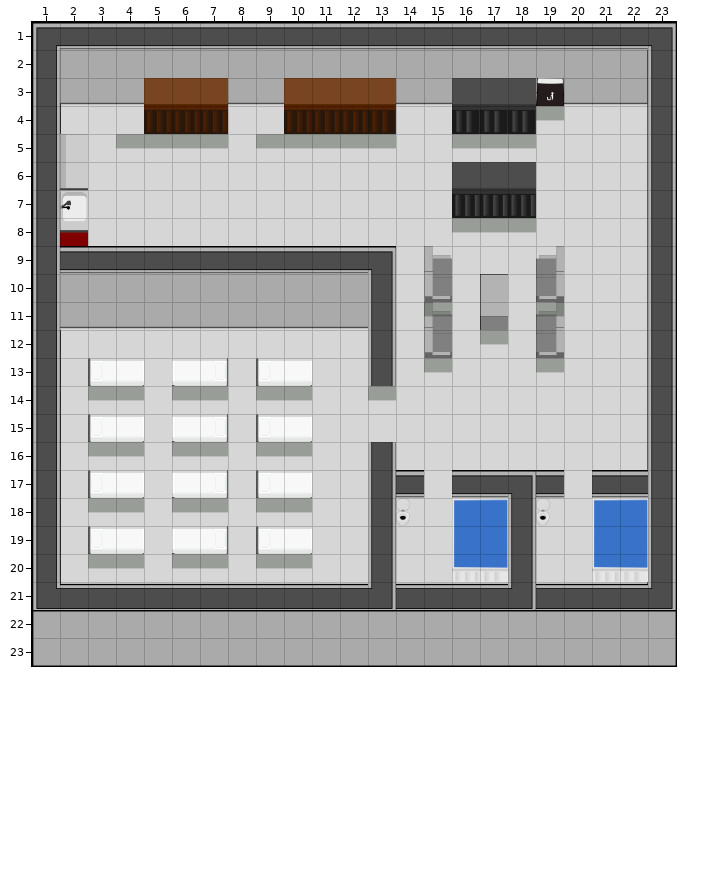
One commit to this Tiled map: android/assets/map3.tmx. The first picture shows the starting point.
Cells are 50x50 px. Shown: x 1..23, y 1..23.
And afterwards:
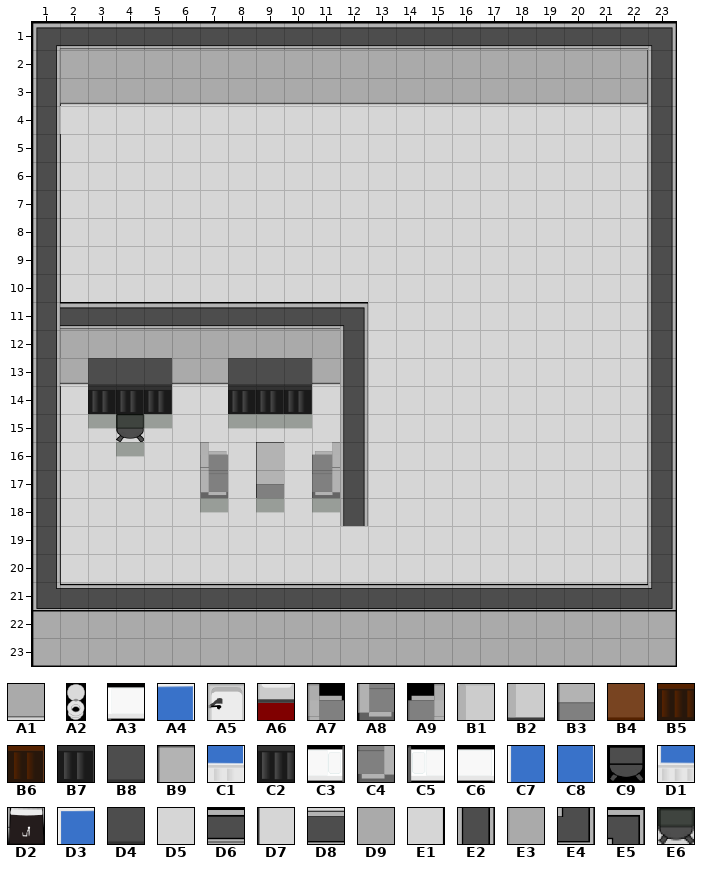
Key: from "blocked": A1 12; from "closet": A2 0; from "item_on_map": A3 1, A4 2, A5 3, A6 4, A7 5, A8 6, A9 7, B1 8, B2 9, B3 10, B4 11, B5 12, B6 13, B7 14, B8 15, B9 16, C1 17, C2 18, C3 19, C4 22, C5 23, C6 24, C7 25, C8 26, C9 27, D1 28, D2 29, D3 30, D4 31; from "map_second_pack": D5 0, D6 1, D7 3, D8 6, D9 10, E1 13, E2 14, E3 16, E4 25, E5 27; from "shadow": E6 0.
__ is an empty cell, ## one hidden under a higher layer.
See-through tiles are keyed as they look on the map.
Changes in this commit:
Layer "map":
y 3: x 5..7 ## ## ## -> A1 A1 A1; x 10..13 ## ## ## ## -> A1 A1 A1 A1; x 16..18 ## ## ## -> A1 A1 A1
y 4: x 2 D7 -> D5
y 5..8: x 2 ## -> D7
y 9: x 2..13 D6 D6 D6 D6 D6 D6 D6 D6 D6 D6 D6 E5 -> D7 D5 D5 D5 D5 D5 D5 D5 D5 D5 D5 D5
y 10: x 2..13 D9 D9 D9 D9 D9 D9 D9 D9 D9 D9 D9 E2 -> D7 D5 D5 D5 D5 D5 D5 D5 D5 D5 D5 D5
y 11: x 2..13 A1 A1 A1 A1 A1 A1 A1 A1 A1 A1 A1 E2 -> D6 D6 D6 D6 D6 D6 D6 D6 D6 D6 E5 D5
y 12: x 2..13 D7 D5 D5 D5 __ __ D5 D5 D5 D5 D5 E2 -> E3 D9 D9 D9 D9 D9 D9 D9 D9 D9 E2 D5
y 13: x 2..13 D7 D5 D5 D5 D5 D5 D5 D5 D5 D5 D5 E2 -> A1 ## ## ## A1 A1 ## ## ## A1 E2 D5
y 14..15: x 12 D5 -> E2
y 16: x 12..13 D5 E2 -> E2 D5
y 17: x 12..14 D5 E2 D6 -> E2 D5 D5; x 16..19 D6 D6 E5 D6 -> D5 D5 D5 D5; x 21..22 D6 D6 -> D5 E1
y 18: x 12..13 D5 E2 -> E2 D5; x 18 E2 -> D5; x 22 ## -> E1
y 19..20: x 13 E2 -> D5; x 18 E2 -> D5; x 22 ## -> E1
y 21: x 13 E4 -> D8; x 18 E4 -> D8
Layer "item":
y 3: x 5..7 B4 B4 B4 -> __ __ __; x 10..13 B4 B4 B4 B4 -> __ __ __ __; x 16..19 B8 B8 B8 D2 -> __ __ __ __
y 4: x 5..7 B5 B5 B5 -> __ __ __; x 10..13 B5 B5 B5 B6 -> __ __ __ __; x 16..18 B7 B7 B7 -> __ __ __
y 5: x 2 B1 -> __
y 6: x 2 B2 -> __; x 16..18 D4 D4 D4 -> __ __ __
y 7: x 2 A5 -> __; x 16..18 C2 C2 C2 -> __ __ __
y 8: x 2 A6 -> __
y 9: x 15 A7 -> __; x 19 A9 -> __
y 10: x 15 A8 -> __; x 17 B9 -> __; x 19 C4 -> __
y 11: x 15 A7 -> __; x 17 B3 -> __; x 19 A9 -> __
y 12: x 15 A8 -> __; x 19 C4 -> __
y 13: x 3..10 C5 C6 __ A3 C3 __ C5 C6 -> B8 B8 B8 __ __ B8 B8 B8
y 14: x 3..5 __ __ __ -> B7 B7 B7; x 8..10 __ __ __ -> B7 B7 B7
y 15: x 3..4 C5 C6 -> __ C9; x 6..7 A3 C3 -> __ __; x 9..10 C5 C6 -> __ __
y 16: x 7 __ -> A7; x 9 __ -> B9; x 11 __ -> A9
y 17: x 3..4 C5 C6 -> __ __; x 6..7 A3 C3 -> __ A8; x 9..11 C5 C6 __ -> B3 __ C4
y 18: x 14 A2 -> __; x 16..17 D3 A4 -> __ __; x 19 A2 -> __; x 21..22 D3 A4 -> __ __
y 19: x 3..4 C5 C6 -> __ __; x 6..7 A3 C3 -> __ __; x 9..10 C5 C6 -> __ __; x 16..17 C7 C8 -> __ __; x 21..22 C7 C8 -> __ __
y 20: x 16..17 D1 C1 -> __ __; x 21..22 D1 C1 -> __ __
Layer "map2":
y 12: x 6..7 D5 D5 -> __ __
Layer "shadow":
y 4: x 19 E6 -> __
y 5: x 4..7 E6 E6 E6 E6 -> __ __ __ __; x 9..13 E6 E6 E6 E6 E6 -> __ __ __ __ __; x 16..18 E6 E6 E6 -> __ __ __
y 8: x 16..18 E6 E6 E6 -> __ __ __
y 11: x 15 E6 -> __; x 19 E6 -> __
y 12: x 17 E6 -> __
y 13: x 15 E6 -> __; x 19 E6 -> __
y 14: x 3..4 E6 E6 -> __ __; x 6..7 E6 E6 -> __ __; x 9..10 E6 E6 -> __ __; x 13 E6 -> __
y 15: x 3..5 __ __ __ -> E6 E6 E6; x 8..10 __ __ __ -> E6 E6 E6
y 16: x 3 E6 -> __; x 6..7 E6 E6 -> __ __; x 9..10 E6 E6 -> __ __
y 18: x 3..4 E6 E6 -> __ __; x 6 E6 -> __; x 10..11 E6 __ -> __ E6
y 20: x 3..4 E6 E6 -> __ __; x 6..7 E6 E6 -> __ __; x 9..10 E6 E6 -> __ __
Pixel boxes of the changes (left, top, right, bottom) in both pictures:
changed: (60, 78, 424, 610)
changed: (424, 78, 564, 373)
changed: (452, 470, 564, 610)
changed: (592, 470, 648, 582)
